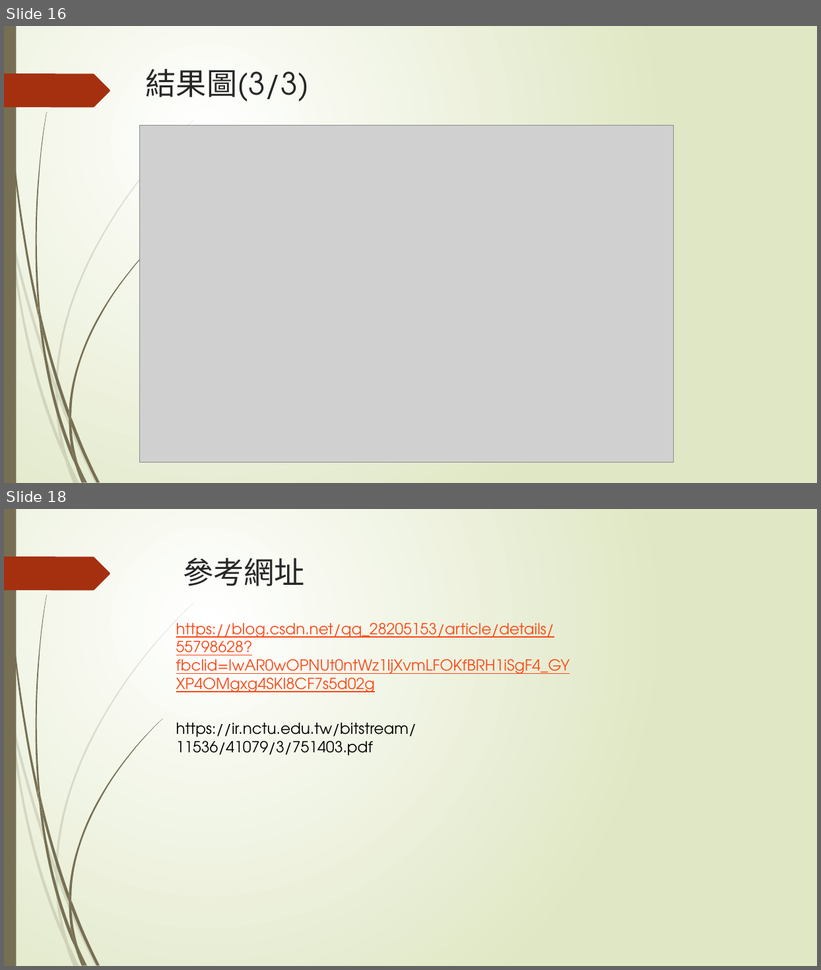
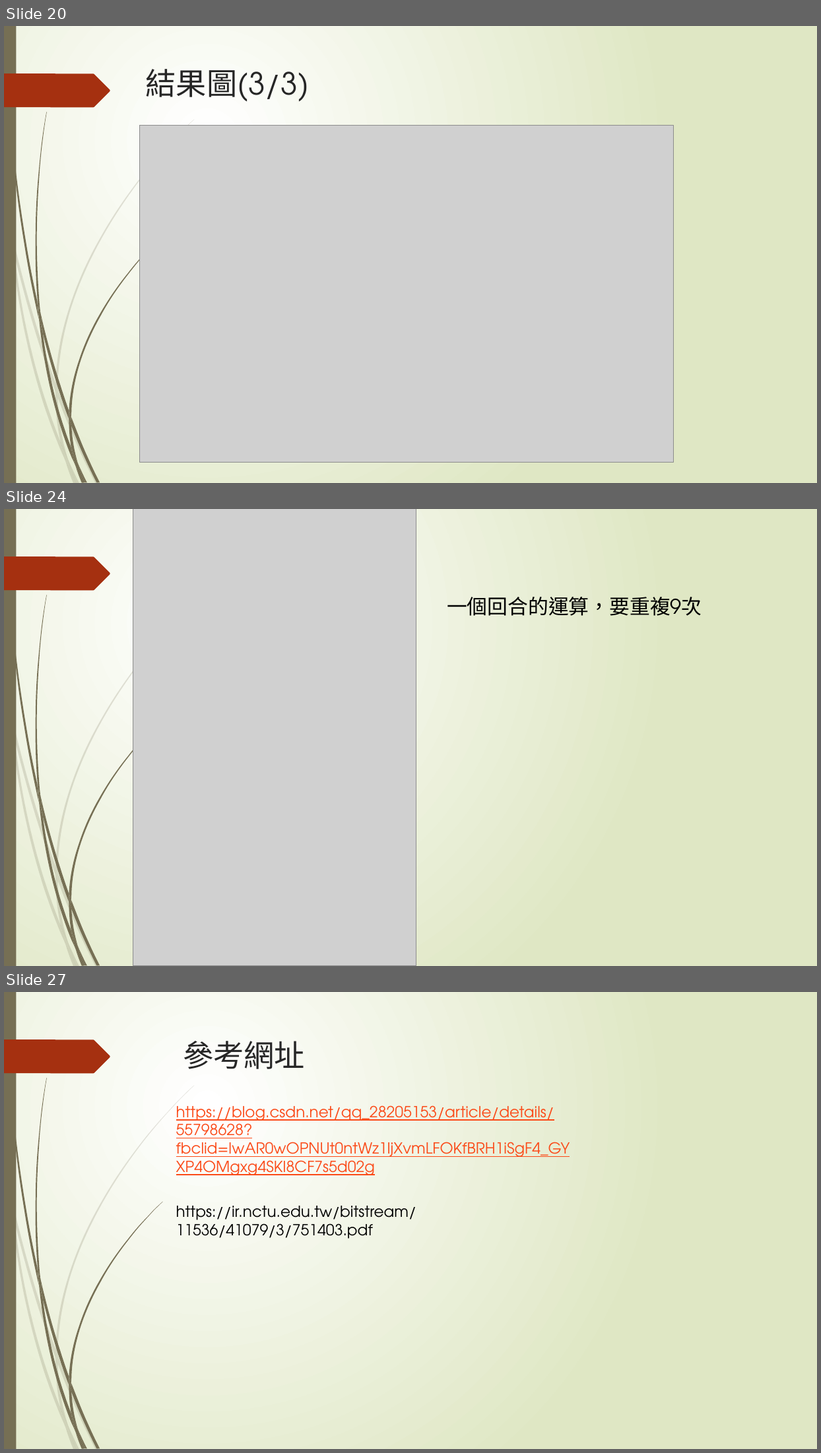
Before and after one commit to sanwich27/2019_FPGA_Design_Group4, a slide deck: final_project/AES加密&解密.pptx. Shown one above the other, each under a label of ours: slides 16 and 18 before the commit, slides 20, 24 and 27 after it; the slides between them are not shown. The pictures are 821x970 and 821x1453 pixels, drawn with LibreOffice and Linux fonts; fonts in the diff are those of the drawing; grey boxes stand for pictures. Boxes give left, top, right and bottom in pixels: in the first picture for what was removed or moved away, otherwise in the second. Text is boxed around its words. In the diff, an @@ line names an element or a change of style, - is before the commit and + after.

```diff
--- a/final_project/AES加密&解密.pptx
+++ b/final_project/AES加密&解密.pptx
@@ slide 24 added at (x1=4, y1=509, x2=817, y2=966), background gradient #FFFFFF to #DFE8C4; not listed: 24 template elements that a slide beside it also shows @@
@@ picture added at (x1=133, y1=509, x2=416, y2=966) @@
@@ text added at (x1=447, y1=597, x2=702, y2=616), 24 pt, text #000000 @@
+一個回合的運算，要重複9次
@@ what was slide 16 is now slide 20 @@
@@ what was slide 18 is now slide 27 @@
```
Also in this commit, not shown: 1 slide changed, 8 other slides added.
